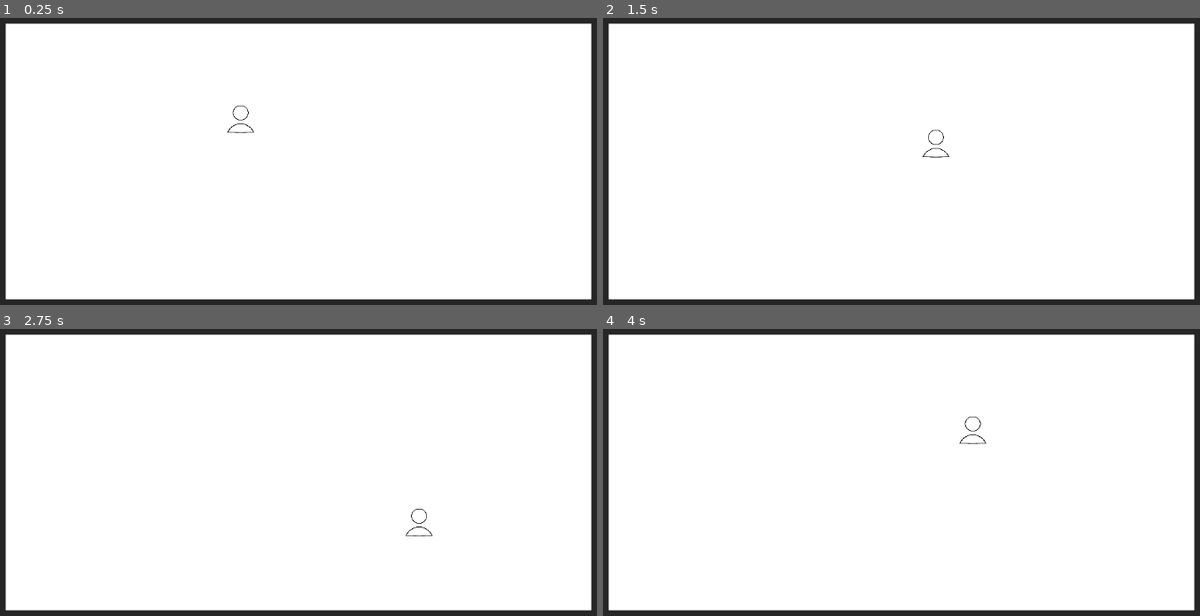
Above: before the commit, frames 1-4 (two rows, left to right).
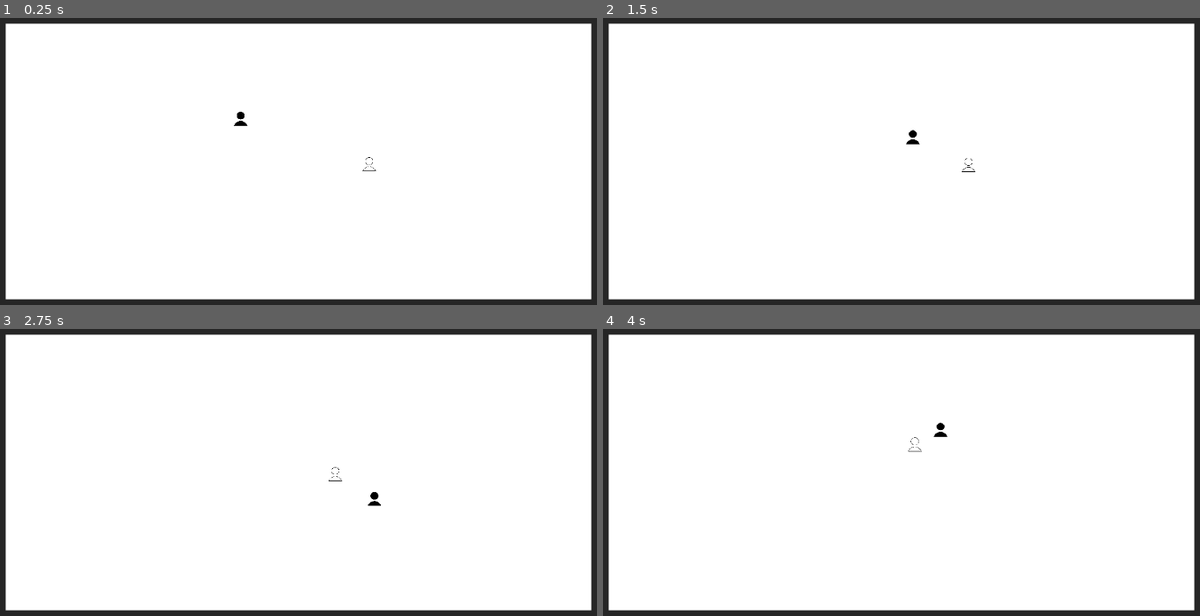
Above: after the commit, the same moments.

Repository: haihala/mankind-knew
Game: Godot game, scene res://world.tscn
Two runs of this game, one before a commit and one after it. Both use one fixed random seed, a clock stepped at 60 frames per second and the inputs below.
Inputs:
- Up to frame 1 (0.25 s): no input
- Up to frame 2 (1.5 s): tap Enter at 0.5 s; hold D (move_right) 0.53-1.28 s; hold S (move_down) from 1.28 s (still down)
- Up to frame 3 (2.75 s): release S (move_down) at 2.03 s; hold D (move_right) from 2.03 s (still down)
- Up to frame 4 (4 s): release D (move_right) at 2.78 s; hold W (move_up) 2.78-3.53 s; hold A (move_left) from 3.53 s (still down)

The runs differ from the first frame. In frame 1, 0.2% of the frame differs, in the area x 37-64%, y 30-54%; in frame 2, 0.2%; in frame 3, 0.2%; in frame 4, 0.2%, in the area x 51-65%, y 30-43%.

Commit message:
Add NPC that wonders around

Diff:
--- /dev/null
+++ b/godot-project/npc.gd
@@ -0,0 +1,21 @@
+extends CharacterBody2D
+
+@export var speed: float = 50
+var next_direction: Vector2
+var prev_direction: Vector2
+
+func _physics_process(delta: float) -> void:
+	act_on_decisions()
+
+func update_decisions():
+	prev_direction = next_direction
+	next_direction = Vector2.from_angle(randf()*PI*2)
+
+func shoot():
+	print("shoot")
+
+func act_on_decisions():
+	var phase = $DecisionTimer.time_left / $DecisionTimer.wait_time
+	var direction = phase * prev_direction + (1-phase) * next_direction
+	velocity = direction * speed
+	move_and_slide()
--- /dev/null
+++ b/godot-project/npc.tscn
@@ -0,0 +1,27 @@
+[gd_scene load_steps=4 format=3 uid="uid://ddjdvmj3ommdu"]
+
+[ext_resource type="Script" path="res://npc.gd" id="1_f8a8o"]
+[ext_resource type="Texture2D" uid="uid://dsmfh4rp5r5db" path="res://person-hollow.png" id="2_sq8hf"]
+
+[sub_resource type="CircleShape2D" id="CircleShape2D_j8cp6"]
+
+[node name="NPC" type="CharacterBody2D" groups=["npc"]]
+script = ExtResource("1_f8a8o")
+
+[node name="CollisionShape2D" type="CollisionShape2D" parent="."]
+shape = SubResource("CircleShape2D_j8cp6")
+
+[node name="Person-hollow" type="Sprite2D" parent="."]
+position = Vector2(0, -2)
+scale = Vector2(0.05, 0.05)
+texture = ExtResource("2_sq8hf")
+
+[node name="DecisionTimer" type="Timer" parent="."]
+autostart = true
+
+[node name="ShotTimer" type="Timer" parent="."]
+wait_time = 2.0
+autostart = true
+
+[connection signal="timeout" from="DecisionTimer" to="." method="update_decisions"]
+[connection signal="timeout" from="ShotTimer" to="." method="shoot"]
--- a/godot-project/player.gd
+++ b/godot-project/player.gd
@@ -1,6 +1,6 @@
 extends CharacterBody2D
 
-@export var speed: float = 200
+@export var speed: float = 150
 
 func _physics_process(delta: float) -> void:
 	var direction = Input.get_vector("move_left", "move_right", "move_up", "move_down").normalized()
--- a/godot-project/player.tscn
+++ b/godot-project/player.tscn
@@ -1,10 +1,10 @@
 [gd_scene load_steps=4 format=3 uid="uid://be55yifao4fp"]
 
 [ext_resource type="Script" path="res://player.gd" id="1_n0b4w"]
-[ext_resource type="Texture2D" uid="uid://dsmfh4rp5r5db" path="res://person-hollow.png" id="1_web0r"]
+[ext_resource type="Texture2D" uid="uid://8okb6a2c3qhr" path="res://person-filled.png" id="2_2nf7a"]
 
 [sub_resource type="CircleShape2D" id="CircleShape2D_j8cp6"]
-radius = 21.8403
+radius = 11.0454
 
 [node name="Player" type="CharacterBody2D"]
 script = ExtResource("1_n0b4w")
@@ -14,5 +14,5 @@
 
 [node name="Person-hollow" type="Sprite2D" parent="."]
 position = Vector2(0, -2)
-scale = Vector2(0.1, 0.1)
-texture = ExtResource("1_web0r")
+scale = Vector2(0.05, 0.05)
+texture = ExtResource("2_2nf7a")
--- a/godot-project/project.godot
+++ b/godot-project/project.godot
@@ -18,6 +18,10 @@
 [display]
 
 window/stretch/mode="viewport"
+
+[global_group]
+
+npc=""
 
 [input]
 
--- a/godot-project/world.tscn
+++ b/godot-project/world.tscn
@@ -1,7 +1,8 @@
-[gd_scene load_steps=4 format=3 uid="uid://cuf140fj6iemi"]
+[gd_scene load_steps=5 format=3 uid="uid://cuf140fj6iemi"]
 
 [ext_resource type="PackedScene" uid="uid://be55yifao4fp" path="res://player.tscn" id="1_uc7q8"]
 [ext_resource type="PackedScene" uid="uid://dvupfo6cbega2" path="res://wall.tscn" id="2_wy0le"]
+[ext_resource type="PackedScene" uid="uid://ddjdvmj3ommdu" path="res://npc.tscn" id="3_p6jtc"]
 
 [sub_resource type="CanvasTexture" id="CanvasTexture_qkyk7"]
 
@@ -31,3 +32,6 @@
 
 [node name="Player" parent="." instance=ExtResource("1_uc7q8")]
 position = Vector2(482, 256)
+
+[node name="NPC" parent="." instance=ExtResource("3_p6jtc")]
+position = Vector2(691, 330)
